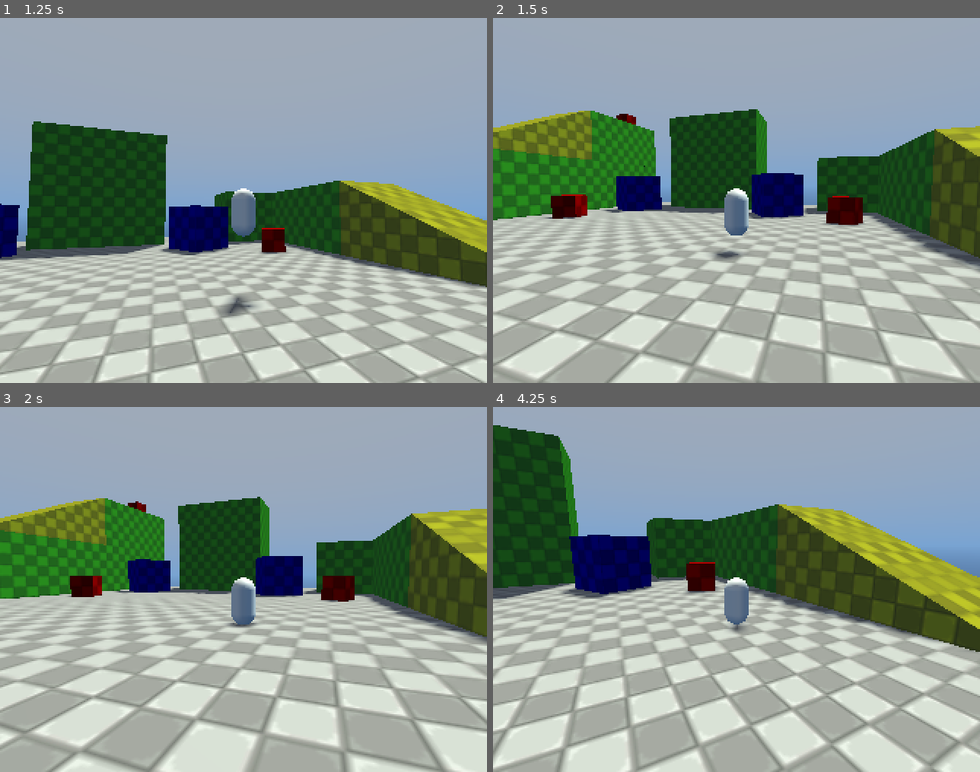
Above: before the commit, frames 1-4 (two rows, left to right).
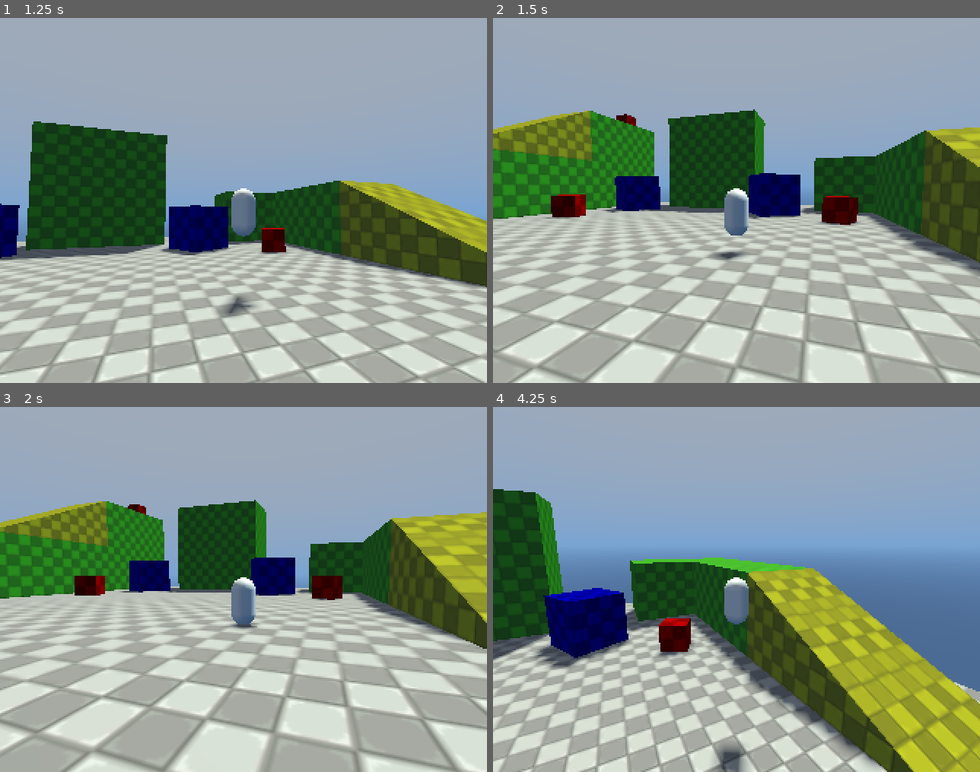
Above: after the commit, the same moments.

Repository: McInteractive23/Shard-Seaker
Game: Godot game, scene res://Levels/Dev Playground/dev_environment.tscn
The game is run twice, just before and just after one commit, with the same random seed, the same clock (stepped at 60 frames per second) and the same inputs.
Inputs (mouse positions are in pixels of both pictures, inside the frame that each line leads up to):
- Up to frame 1 (1.25 s): tap Enter at 0.5 s; move the mouse to (350, 182) at 0.52 s; hold D (Right) from 0.53 s (still down); hold Shift (Sprint) from 0.53 s (still down); click (350, 182) at 0.67 s; tap Space (Jump) at 0.77 s
- Up to frame 2 (1.5 s): move the mouse to (639, 218) at 1.27 s; release D (Right) at 1.28 s; release Shift (Sprint) at 1.28 s; hold S (Backward) from 1.28 s (still down); tap Shift (Sprint) at 1.35 s
- Up to frame 3 (2 s): keep holding S (Backward); tap Space (Jump) at 1.52 s
- Up to frame 4 (4.25 s): move the mouse to (785, 509) at 2.02 s; release S (Backward) at 2.03 s; hold D (Right) 2.03-2.78 s; hold Shift (Sprint) 2.03-2.78 s; move the mouse to (712, 662) at 2.77 s; hold W (Forward) 2.78-3.53 s; tap Shift (Sprint) at 2.85 s; click (712, 662) at 2.92 s; tap Space (Jump) at 3.02, 3.77 s; move the mouse to (882, 644) at 3.52 s; hold A (Left) from 3.53 s (still down); hold Shift (Sprint) from 3.53 s (still down)

Frame 1 is identical in both runs. In frame 2, 20% of the frame differs, in the area x 0-100%, y 25-100%; in frame 3, 17%; in frame 4, 58%, in the area x 0-100%, y 5-100%.

Commit message:
Fix For Stopping in mid air
Quite simple fix actually, Note to possibly add a better in air movement system like with a power up to glide or make it a ability only feature? Could be cool

Diff:
--- a/Player/player_controler.gd
+++ b/Player/player_controler.gd
@@ -1,6 +1,6 @@
 extends CharacterBody3D
 
-@export var Base_Speed : float = 2.0
+@export var Base_Speed : float = 3.0
 @export var Sprint_Speed : float = 5.0
 @export var Movement_Acceleration : float = 4.0
 @export var Movement_Deceleration : float = 8.0
@@ -39,7 +39,7 @@
 		Horizontal_Movement = Horizontal_Movement.limit_length(Max_Speed)
 		velocity.x = Horizontal_Movement.x
 		velocity.z = Horizontal_Movement.y
-	else:
+	else: if is_on_floor():
 		Horizontal_Movement = Horizontal_Movement.move_toward(Vector2.ZERO, Base_Speed * Movement_Deceleration * delta)
 		velocity.x = Horizontal_Movement.x
 		velocity.z = Horizontal_Movement.y
--- a/project.godot
+++ b/project.godot
@@ -24,7 +24,6 @@
 
 window/size/viewport_width=320
 window/size/viewport_height=240
-window/size/mode=2
 window/size/always_on_top=true
 window/stretch/mode="viewport"
 
